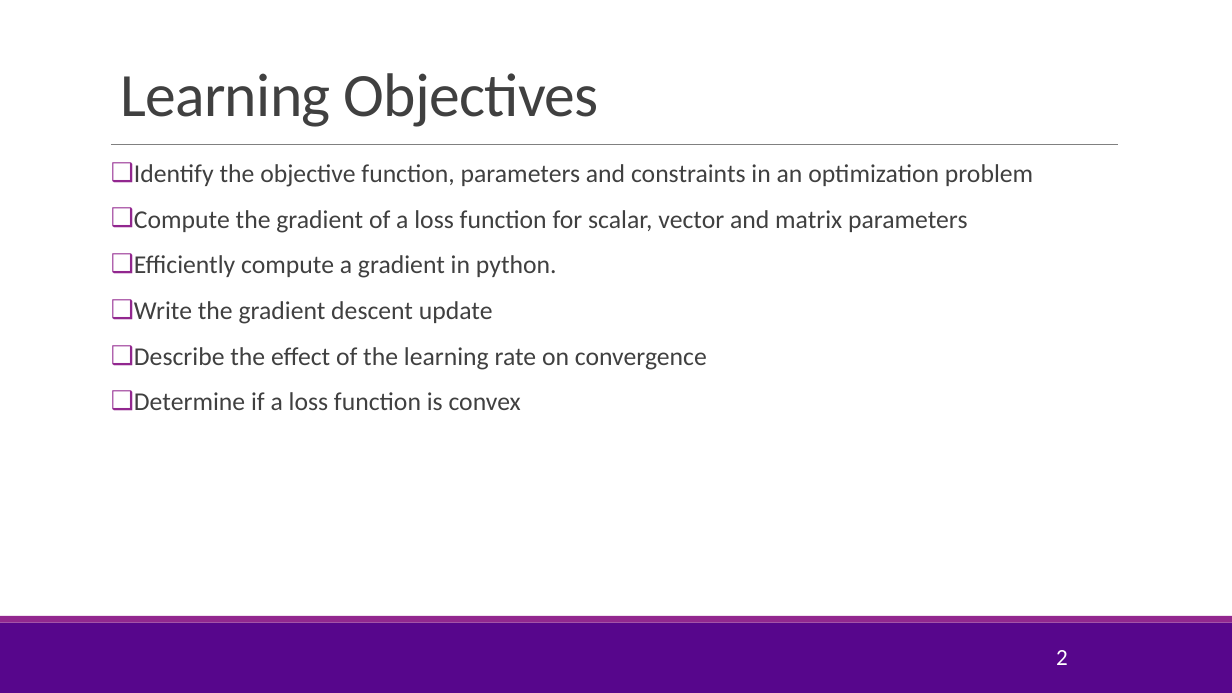
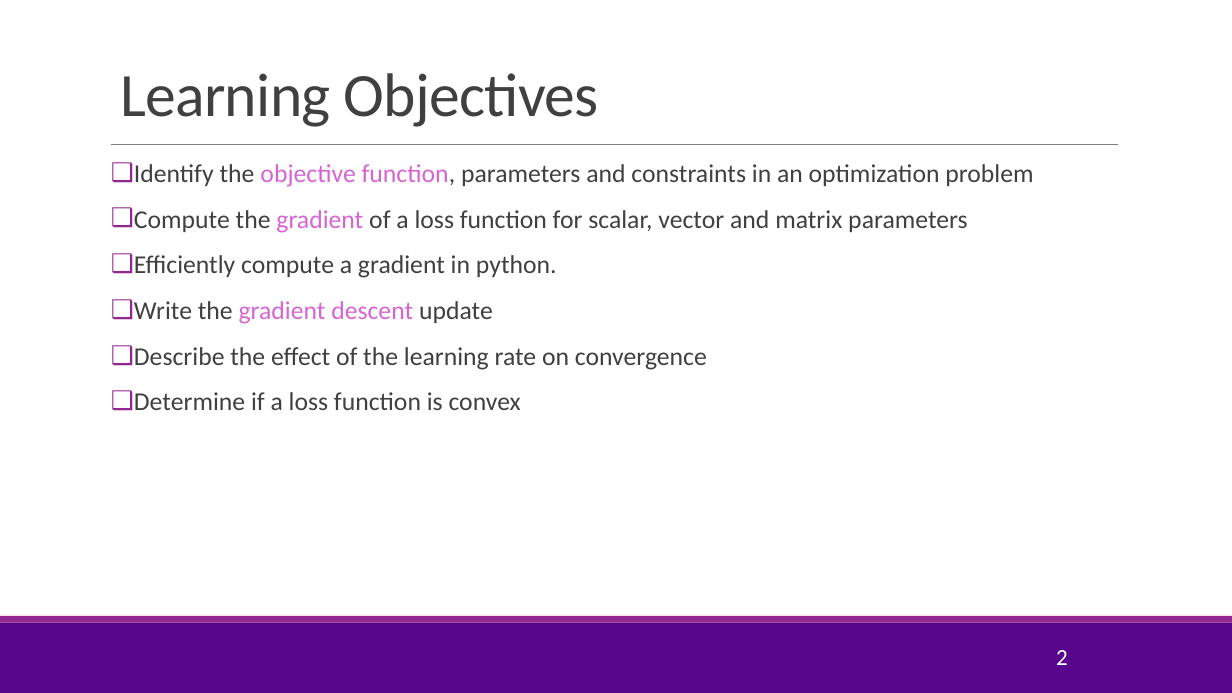
Before and after one commit to sdrangan/introml, a slide deck: slide 2 of lectures/Lect07_Optim.pptx. Drawn at 1232x693 pixels with LibreOffice and Linux fonts; fonts in the diff are those of the drawing; background and template pictures are left out. Boxes give left, top, right and bottom in pixels: in the first picture for what was removed or moved away, otherwise in the second. Text is boxed around its words. In the diff, an @@ line names an element or a change of style, - is before the commit and + after.

```diff
--- a/lectures/Lect07_Optim.pptx
+++ b/lectures/Lect07_Optim.pptx
@@ text at box(134, 164, 1033, 324): text colour #404040 to #D665D3 in "objective function,", "gradient", "gradient descent" @@
```
Also in this commit, not shown: 7 other slides changed, 2 slides added, 3 other files.
